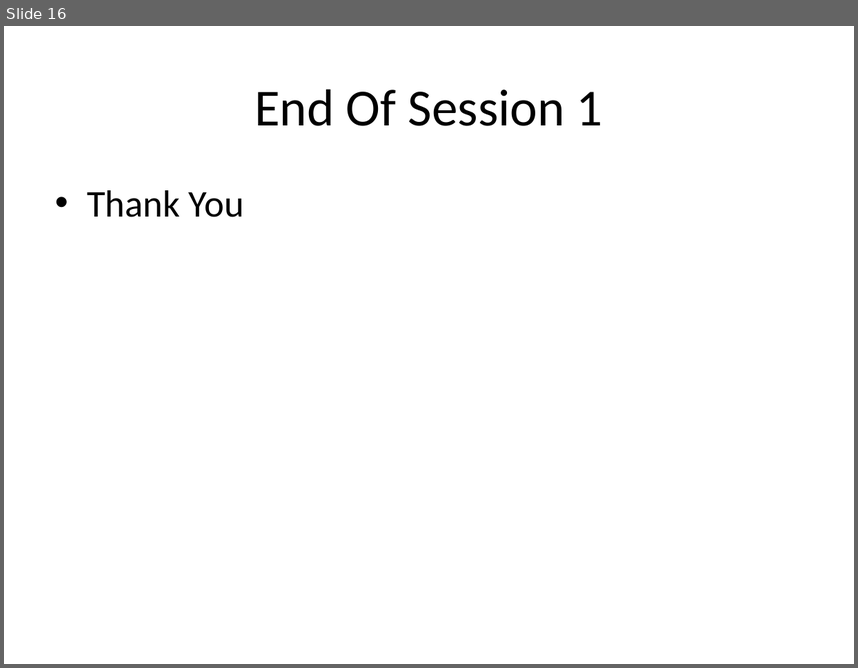
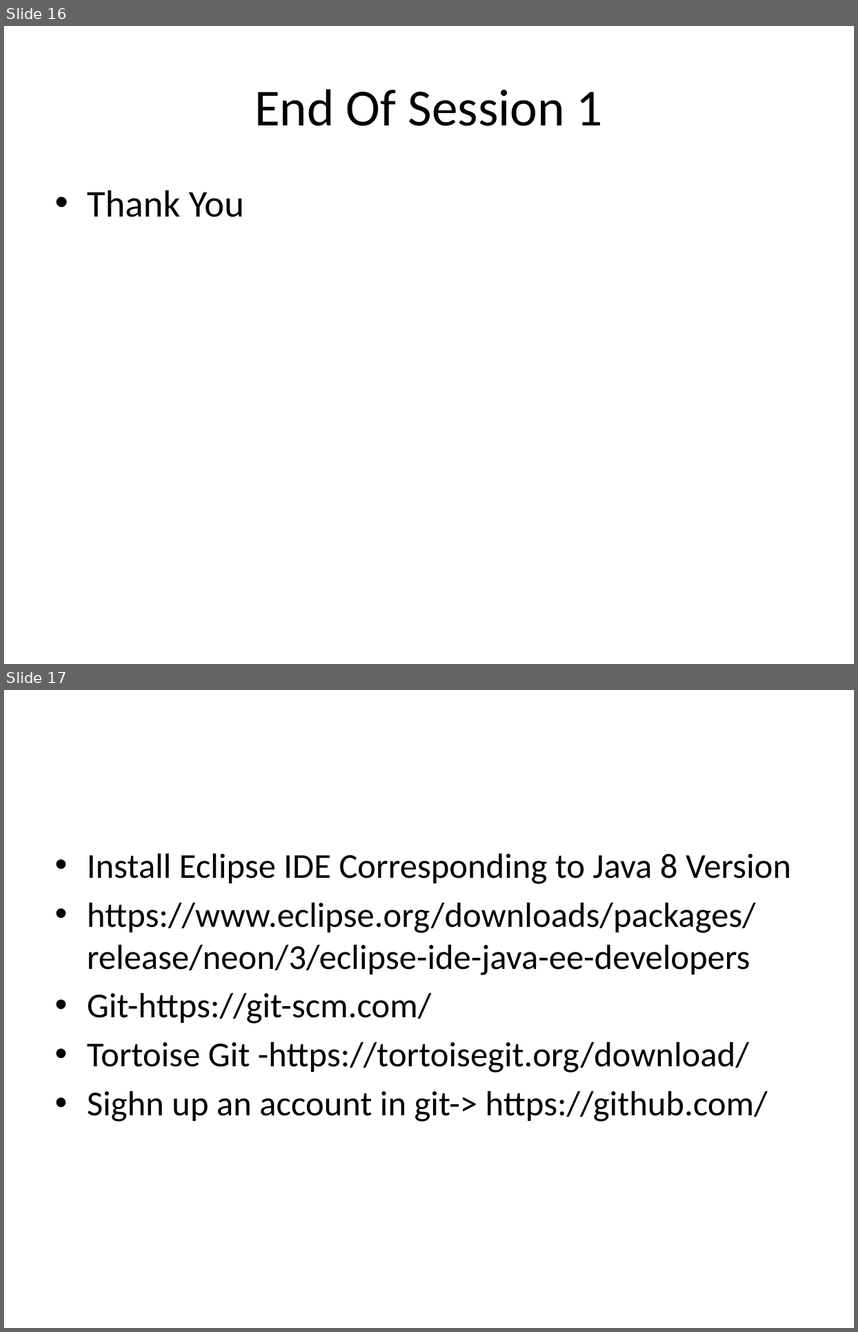
Before and after one commit to Venkivalient/JavaCourse, a slide deck: Java Course.pptx. Shown one above the other, each under a label of ours: slide 16 before the commit, slides 16 and 17 after it. The pictures are 858x668 and 858x1332 pixels, drawn with LibreOffice and Linux fonts; fonts in the diff are those of the drawing. Boxes give left, top, right and bottom in pixels: in the first picture for what was removed or moved away, otherwise in the second. Text is boxed around its words. In the diff, an @@ line names an element or a change of style, - is before the commit and + after.

Commit message:
Added ppt for Tools page to install

```diff
--- a/Java Course.pptx
+++ b/Java Course.pptx
@@ slide 17 added at box(4, 690, 854, 1328), background #FFFFFF @@
@@ text added at box(87, 854, 791, 1121), 29.6 pt, text #000000 @@
+• Install Eclipse IDE Corresponding to Java 8 Version
+• https://www.eclipse.org/downloads/packages/release/neon/3/eclipse-ide-java-ee-developers
+• Git-https://git-scm.com/
+• Tortoise Git -https://tortoisegit.org/download/
+• Sighn up an account in git-> https://github.com/
```
